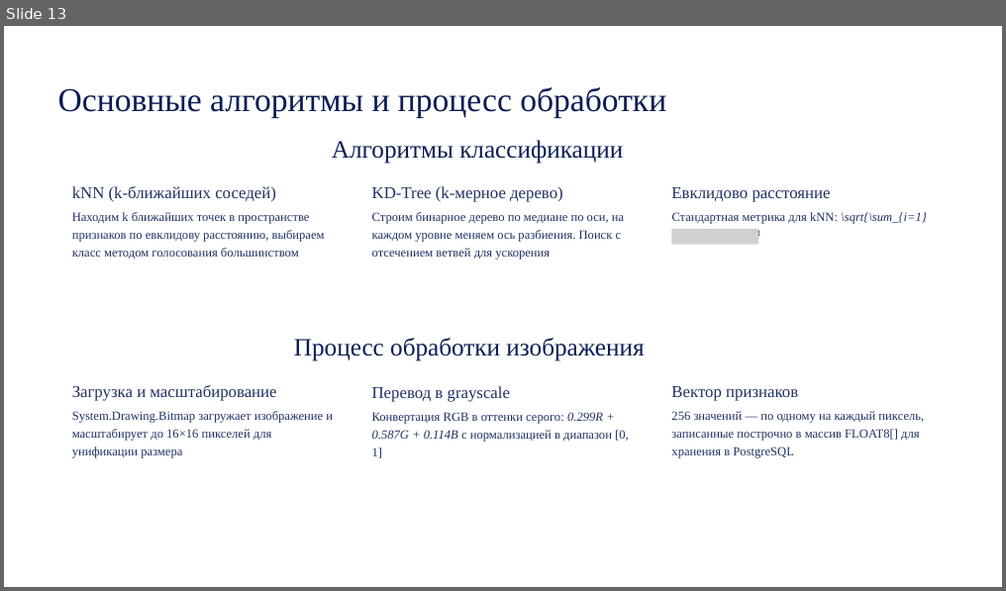
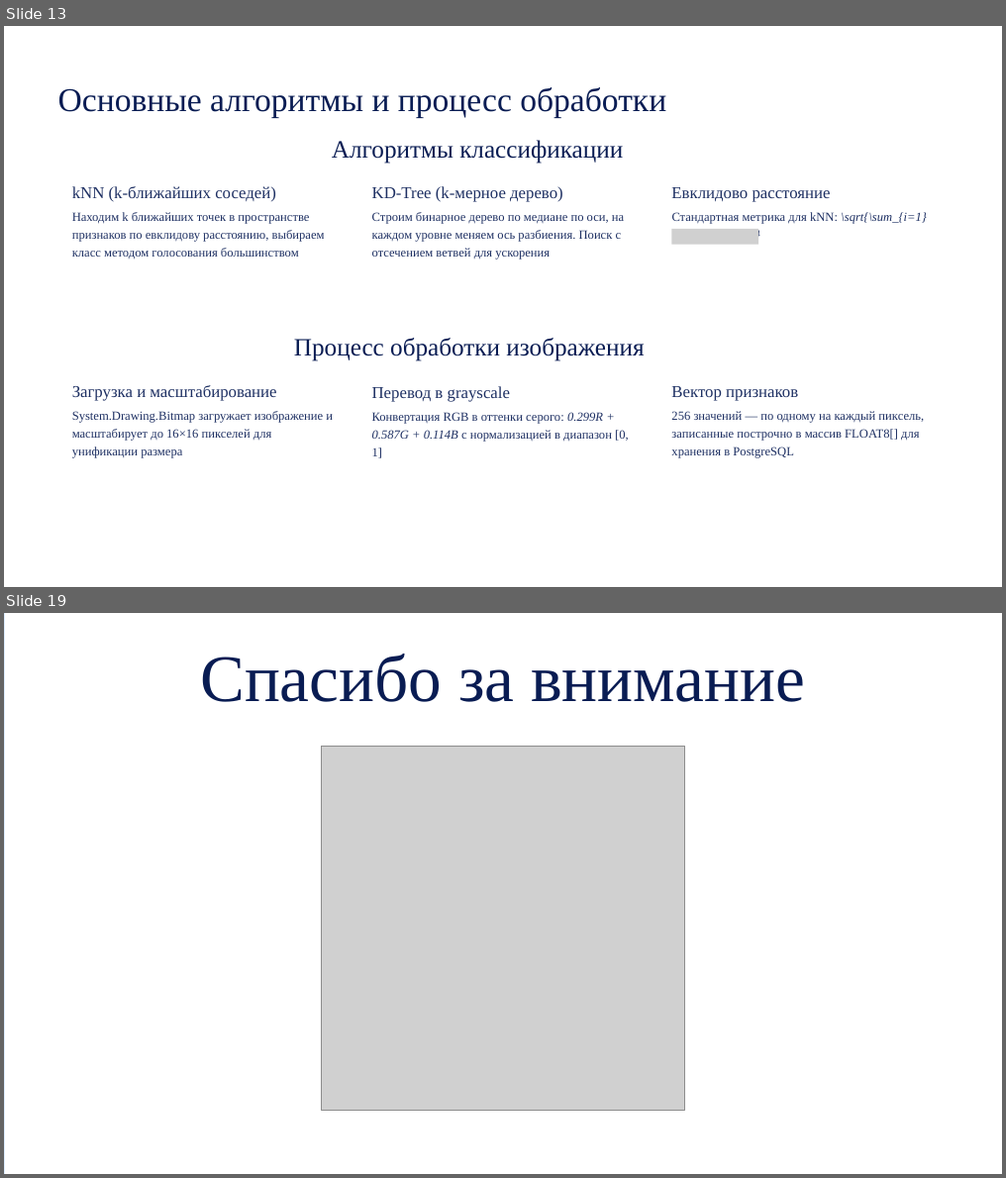
Before and after one commit to KockAnigilator/ImageRecognition, a slide deck: Финал.pptx. Shown one above the other, each under a label of ours: slide 13 before the commit, slides 13 and 19 after it; the slides between them are not shown. The pictures are 1006x591 and 1006x1178 pixels, drawn with LibreOffice and Linux fonts; fonts in the diff are those of the drawing; grey boxes stand for pictures. Boxes give left, top, right and bottom in pixels: in the first picture for what was removed or moved away, otherwise in the second. Text is boxed around its words. In the diff, an @@ line names an element or a change of style, - is before the commit and + after.

```diff
--- a/Финал.pptx
+++ b/Финал.pptx
@@ slide 19 added at box(4, 613, 1002, 1174), background #FFFFFF @@
@@ freeform shape added at box(4, 613, 1002, 1174), fill #DEEEFF @@
@@ freeform shape added at box(5, 613, 1002, 1174), fill #FFFFFF @@
@@ text added at box(200, 654, 805, 702), 96 pt, text #091C53 @@
+Спасибо за внимание
@@ picture added at box(321, 747, 684, 1110) @@
```
Also in this commit, not shown: 5 other slides added, 1 other file.
